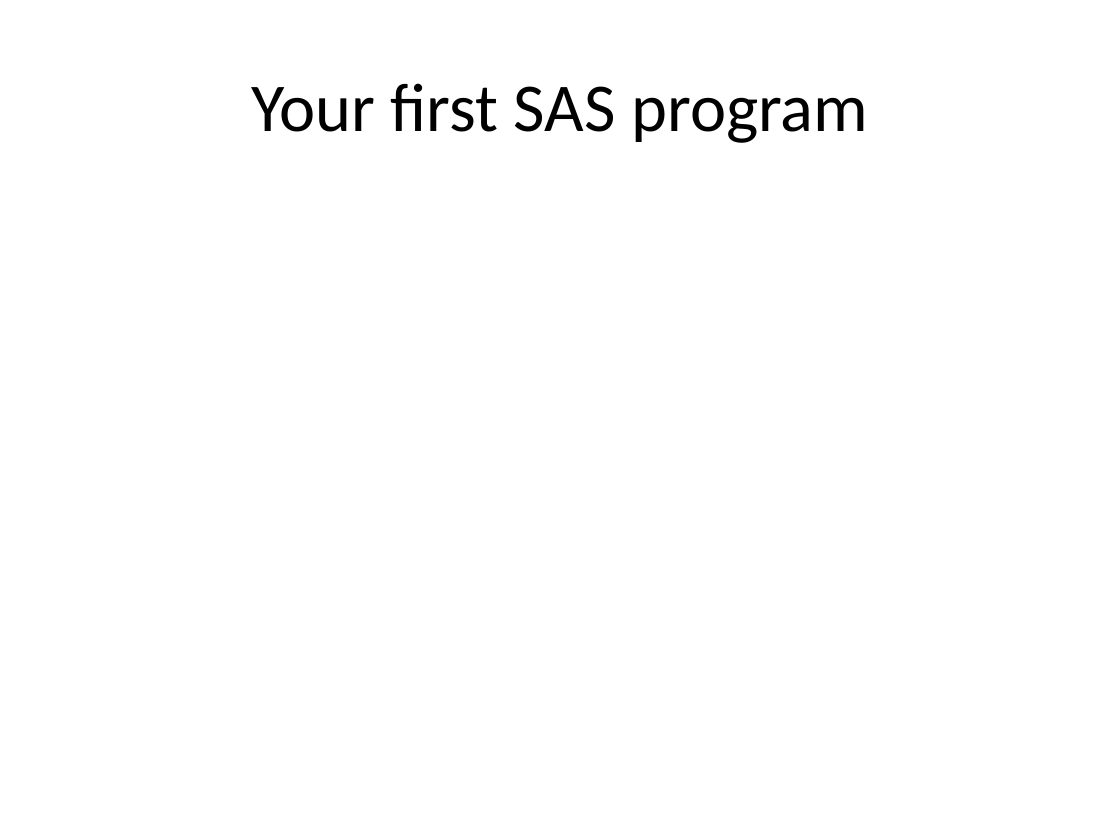
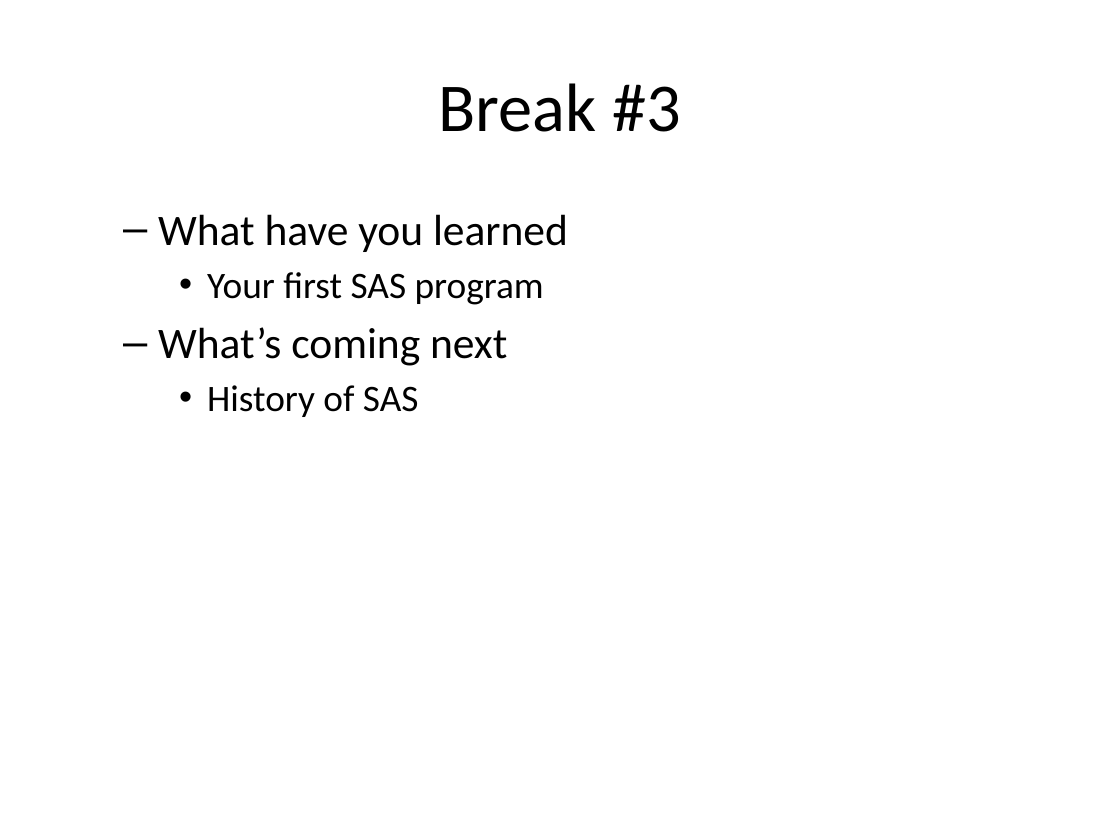
Before and after one commit to pmean/introduction-to-SAS, a slide deck: slide 25 of results/m01-course-introduction.pptx (slide 9 before the commit). Drawn at 1120x840 pixels with LibreOffice and Linux fonts; fonts in the diff are those of the drawing. Boxes give left, top, right and bottom in pixels: in the first picture for what was removed or moved away, otherwise in the second. Text is boxed around its words. In the diff, an @@ line names an element or a change of style, - is before the commit and + after.

Commit message:
Updated module01 sas programs

```diff
--- a/results/m01-course-introduction.pptx
+++ b/results/m01-course-introduction.pptx
@@ title at [439,83,681,132]: text changed @@
-Your first SAS program
+Break #3
@@ text added at [158,214,568,417], 28 pt, text #000000 @@
+  – What have you learned
+    • Your first SAS program
+  – What’s coming next
+    • History of SAS
```
Also in this commit, not shown: 10 other slides changed, 26 slides added, 18 slides removed, 9 other files.
